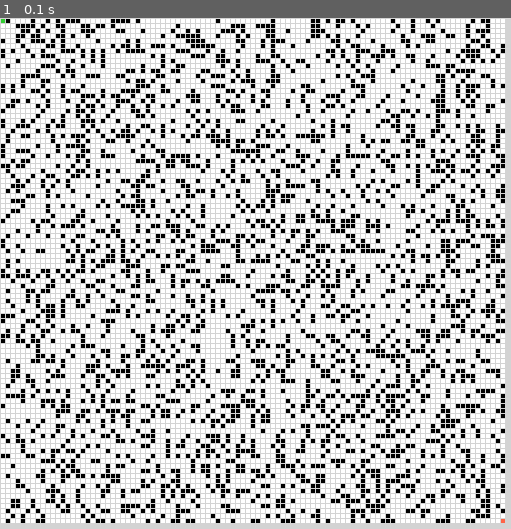
Above: before the commit, frame 1.
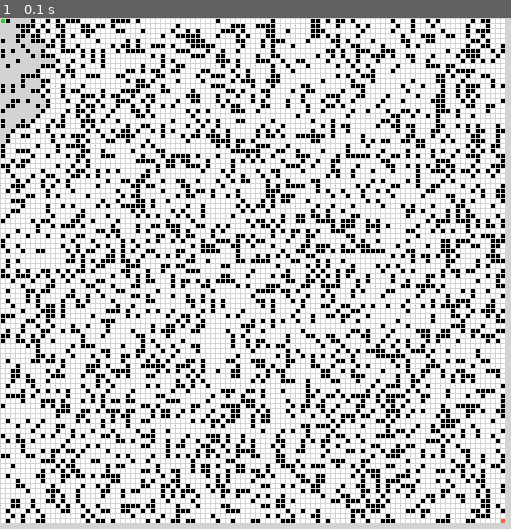
Above: after the commit, the same moment.

Repository: sandhya-veludandi/fast-trajectory-planning
Game: pygame game, started from forwardA_largestG.py
Two runs of this game, one before a commit and one after it. Both use one fixed random seed, a clock stepped at 60 frames per second and the inputs below.
Inputs:
- Up to frame 1 (0.1 s): no input

The runs differ from the first frame. In frame 1, 0.8% of the frame differs, in the area x 0-11%, y 0-25%.

Commit message:
expanded cells

Diff:
--- a/forwardA_largestG.py
+++ b/forwardA_largestG.py
@@ -84,7 +84,7 @@
 
     def percUp(self,i):
         while i // 2 > 0:
-            if self.heapList[i].g < self.heapList[i // 2].g:
+            if self.heapList[i].h < self.heapList[i // 2].h:
                 tmp = self.heapList[i // 2]
                 self.heapList[i // 2] = self.heapList[i]
                 self.heapList[i] = tmp
@@ -102,7 +102,7 @@
                 i = mc
                 continue
             mc = self.minChild(i)
-            if self.heapList[i].g > self.heapList[mc].g:
+            if self.heapList[i].h > self.heapList[mc].h:
                 tmp = self.heapList[i]
                 self.heapList[i] = self.heapList[mc]
                 self.heapList[mc] = tmp
@@ -112,7 +112,7 @@
         if i * 2 + 1 > self.currentSize:
             return i * 2
         else:
-            if self.heapList[i*2].g < self.heapList[i*2+1].g:
+            if self.heapList[i*2].h < self.heapList[i*2+1].h:
                 return i * 2
             else:
                 return i * 2 + 1
@@ -156,15 +156,15 @@
         return ('({0},{1})'.format(self.position, self.f))
 
 # a star forward
-def asearch(grid, start, end, close):
-    closed = close
+def asearch(grid, start, end, close, opened):
+    closed = []
 
     open = heap()
 
     start_node = Node(start, None)
     goal_node = Node(end, None)
 
-    print(start_node)
+    # print(start_node)
 
     if(start_node == goal_node):
         return
@@ -196,10 +196,12 @@
 
         (x, y) = current_node.position
         # Get neighbors
-        neighbors = [(x-1, y), (x+1, y), (x, y-1), (x, y+1)]
+        neighbors = [(x+1, y), (x, y+1), (x-1, y), (x, y-1)]
 
         for next in neighbors:
             if((0 <= next[0] < 101) & (0 <= next[1] < 101)):
+                # print("next")
+                # print(next)
                 map_value = grid[next[0]][next[1]]
             else:
                 continue
@@ -208,7 +210,7 @@
             if(map_value == 1):
                 continue
             # Colors neighbors gray to represent that we've expanded it
-            # grid[next[0]][next[1]] = 5
+            grid[next[0]][next[1]] = 5
             # Create a neighbor node
             neighbor = Node(next, current_node)
             # Check if the neighbor is in the closed list
@@ -222,11 +224,16 @@
             if(add_to_open(open, neighbor) == True):
                 # Everything is green, add neighbor to open list
                 open.insert(neighbor)
+                # return asearch(grid, current_node.position, end, closed, open)
+    # if(current_node == start_node):
+    #     return []
+    # print(closed)
+    # return asearch(grid, current_node.position, end, closed)
     return []
 
 def add_to_open(open, neighbor):
     for node in open.heapList:
-        if (neighbor == node and neighbor.f <= node.f):
+        if (neighbor == node and neighbor.g >= node.g):
             return False
     return True
 
@@ -257,9 +264,10 @@
     start = (0,0)
     end = (100,100)
     close = []
+    open = heap()
 
     # forward a*
-    path = asearch(grid, start, end, close)
+    path = asearch(grid, start, end, close, open)
     # backwards a*
     # path = asearch(grid, end, start)
 
